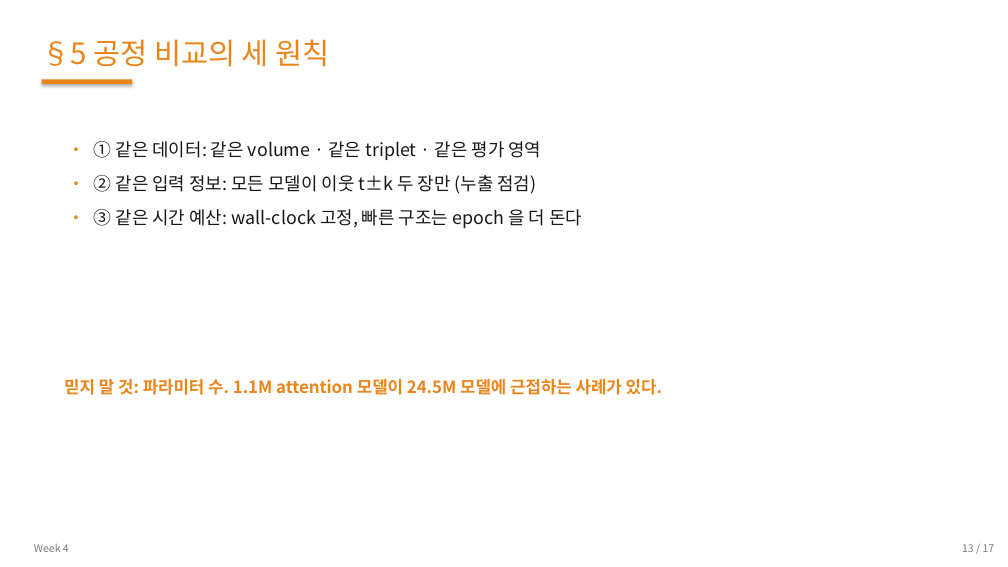
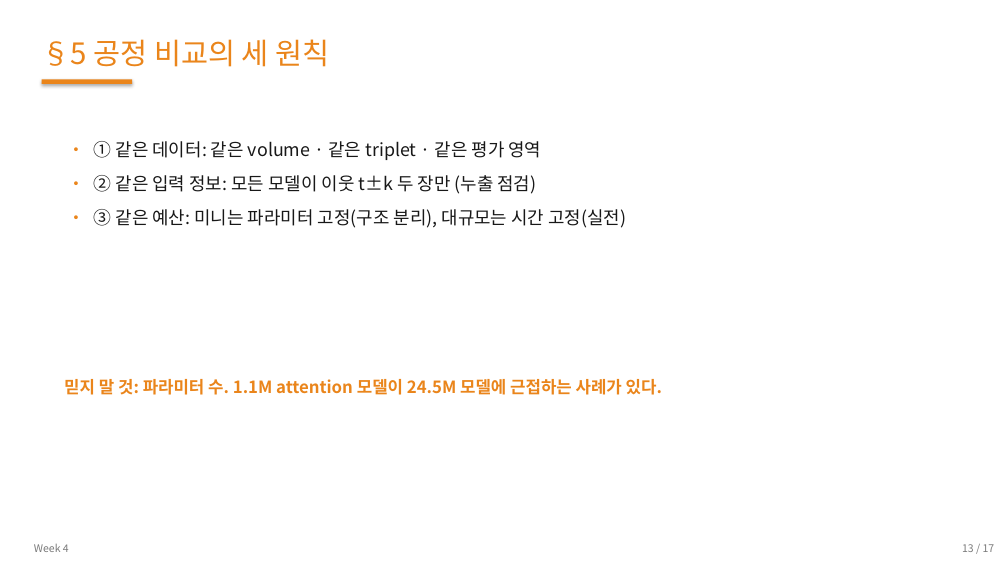
Before and after one commit to 01willy/Digital_rock_DL_Education, a slide deck: slide 13 of web/downloads/shared/w4/W4.pptx. Drawn at 1008x567 pixels with LibreOffice and Linux fonts; fonts in the diff are those of the drawing. Boxes give left, top, right and bottom in pixels: in the first picture for what was removed or moved away, otherwise in the second. Text is boxed around its words. In the diff, an @@ line names an element or a change of style, - is before the commit and + after.

```diff
--- a/web/downloads/shared/w4/W4.pptx
+++ b/web/downloads/shared/w4/W4.pptx
@@ text at bbox=[94, 209, 626, 228]: text changed @@
-• ③ 같은 시간 예산: wall-clock 고정, 빠른 구조는 epoch 을 더 돈다
+• ③ 같은 예산: 미니는 파라미터 고정(구조 분리), 대규모는 시간 고정(실전)
```
Also in this commit, not shown: 4 other slides changed, 15 other files.
